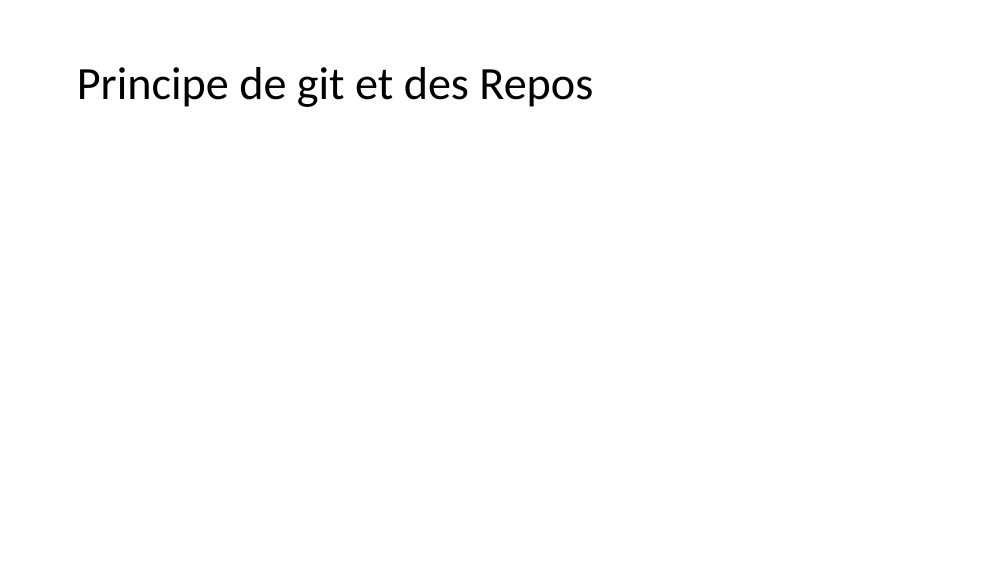
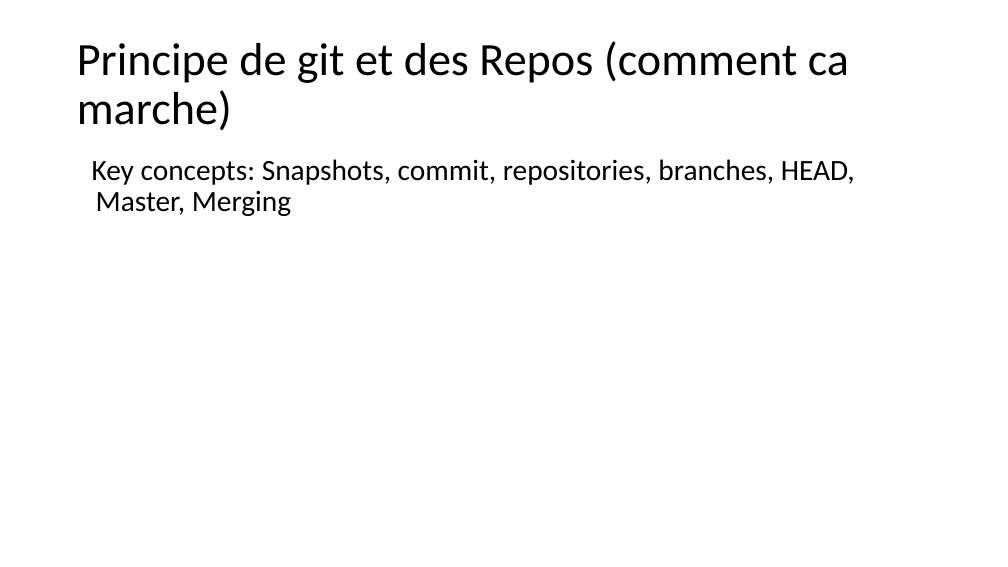
Before and after one commit to PolyCortex/Tuto-Git, a slide deck: slide 5 of Git Tutorial.pptx. Drawn at 1008x567 pixels with LibreOffice and Linux fonts; fonts in the diff are those of the drawing. Boxes give left, top, right and bottom in pixels: in the first picture for what was removed or moved away, otherwise in the second. Text is boxed around its words. In the diff, an @@ line names an element or a change of style, - is before the commit and + after.

```diff
--- a/Git Tutorial.pptx
+++ b/Git Tutorial.pptx
@@ title at <box>77,41,849,131</box>: text changed @@
-Principe de git et des Repos
+Principe de git et des Repos (comment ca marche)
@@ text added at <box>92,159,855,216</box>, 28 pt, text #000000 @@
+Key concepts: Snapshots, commit, repositories, branches, HEAD, Master, Merging
```
Also in this commit, not shown: 6 other slides changed.
